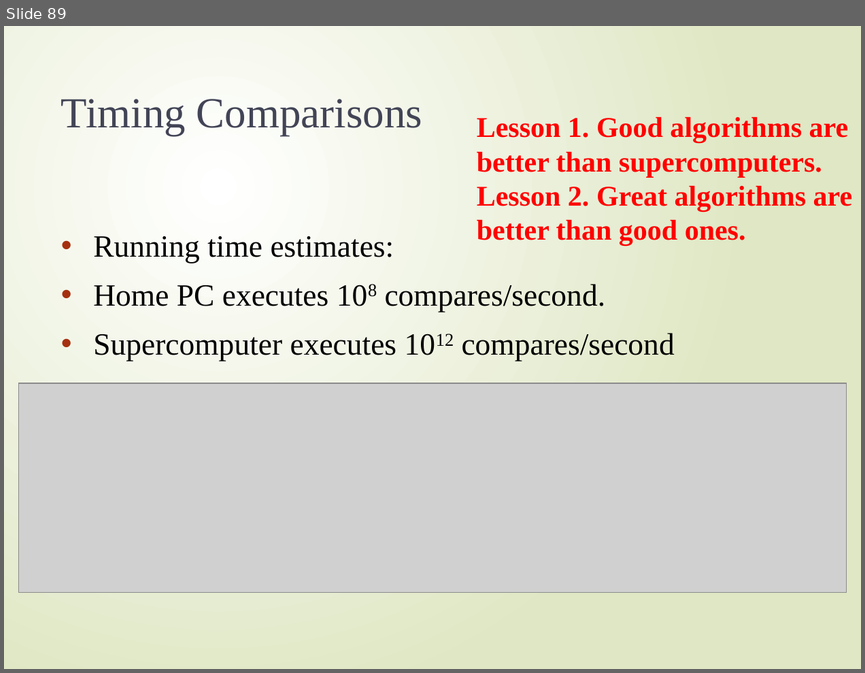
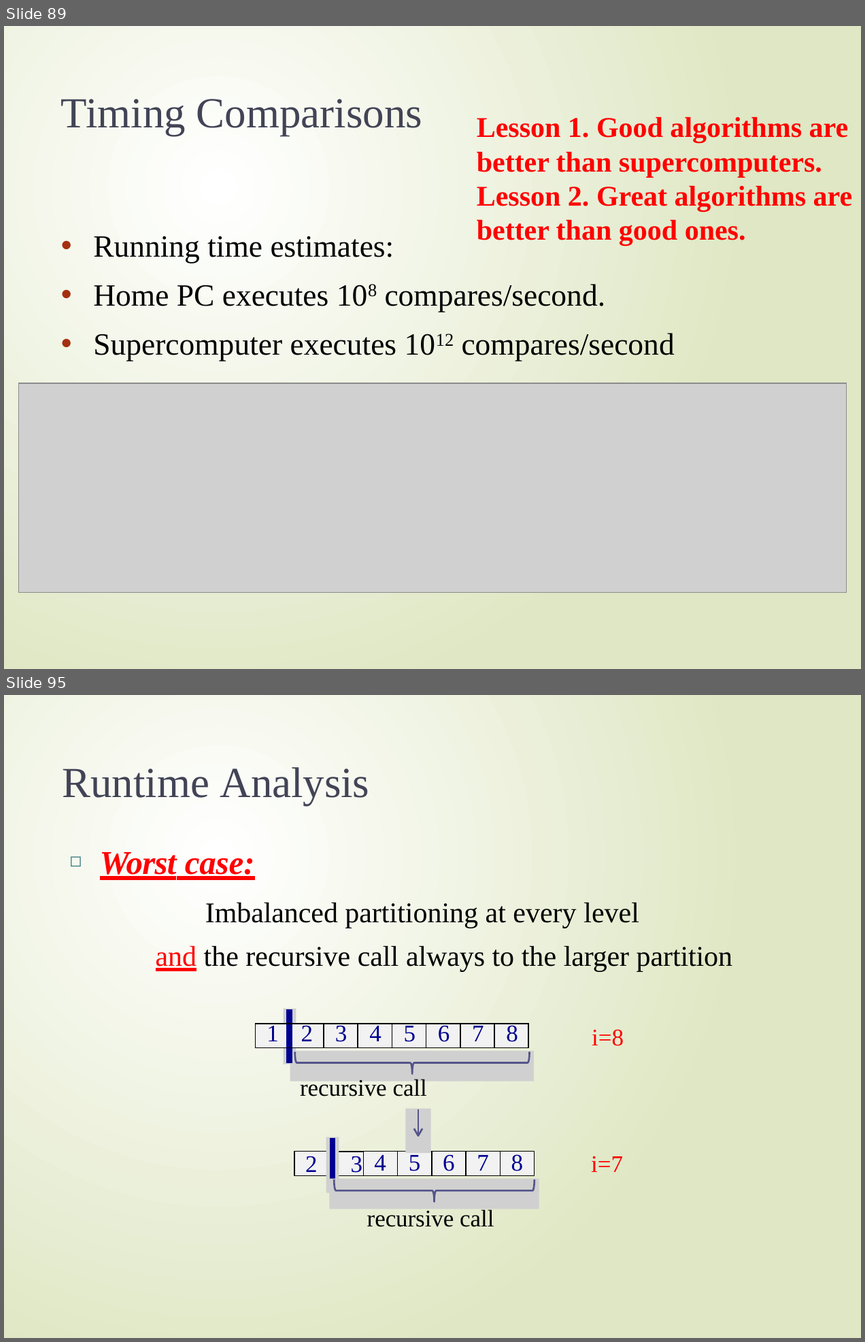
Before and after one commit to FurkanGozukara/CSE214_2018, a slide deck: Lecture Slides/05-Quicksort.pptx. Shown one above the other, each under a label of ours: slide 89 before the commit, slides 89 and 95 after it; the slides between them are not shown. The pictures are 865x673 and 865x1342 pixels, drawn with LibreOffice and Linux fonts; fonts in the diff are those of the drawing; grey boxes stand for pictures; background and template pictures are left out. Boxes give left, top, right and bottom in pixels: in the first picture for what was removed or moved away, otherwise in the second. Text is boxed around its words. In the diff, an @@ line names an element or a change of style, - is before the commit and + after.

Commit message:
slide update

```diff
--- a/Lecture Slides/05-Quicksort.pptx
+++ b/Lecture Slides/05-Quicksort.pptx
@@ slide 95 added at [4,695,861,1338], background gradient #FFFFFF to #DFE8C4 @@
@@ title added at [62,767,370,806], 36 pt, text #424456 @@
+Runtime Analysis
@@ text added at [100,852,733,1096], 24 pt, text #000000 @@
+◻ Worst case:
+Imbalanced partitioning at every level
+and the recursive call always to the larger partition
+i=8
+recursive call
@@ table added at [255,1009,529,1063], 3 rows, 8 columns @@
+ |  |  |  |  |  |  | 
+1 | 2 | 3 | 4 | 5 | 6 | 7 | 8
+ |  |  |  |  |  |  | 
@@ picture added at [283,1008,296,1064] @@
@@ picture added at [290,1051,534,1081] @@
@@ freeform shape added at [294,1051,529,1074], outline #53548A 1.5 pt @@
@@ picture added at [405,1108,430,1153] @@
@@ freeform shape added at [418,1109,418,1136], outline #53548A 1.5 pt @@
@@ picture added at [326,1137,339,1193] @@
@@ freeform shape added at [332,1138,332,1186], outline #000090 4.5 pt @@
@@ freeform shape added at [413,1129,422,1136], outline #53548A 1.5 pt @@
@@ freeform shape added at [294,1151,329,1175], fill #F2F2F2 @@
@@ freeform shape added at [294,1151,329,1175], outline #000000 0.79 pt @@
@@ text added at [305,1155,363,1176], 20 pt, text #000090 @@
+2 3
@@ freeform shape added at [329,1151,363,1175], outline #000000 0.79 pt @@
@@ freeform shape added at [334,1151,363,1175], fill #F2F2F2 @@
@@ rectangle added at [363,1151,397,1175], fill #F2F2F2, outline #000000 0.79 pt, 20 pt, text #000090 @@
+4
@@ rectangle added at [397,1151,432,1175], fill #F2F2F2, outline #000000 0.79 pt, 20 pt, text #000090 @@
+5
@@ rectangle added at [432,1151,466,1175], fill #F2F2F2, outline #000000 0.79 pt, 20 pt, text #000090 @@
+6
@@ rectangle added at [466,1151,500,1175], fill #F2F2F2, outline #000000 0.79 pt, 20 pt, text #000090 @@
+7
@@ rectangle added at [500,1151,534,1175], fill #F2F2F2, outline #000000 0.79 pt, 20 pt, text #000090 @@
+8
@@ text added at [591,1156,623,1172], 20 pt, text #FF0000 @@
+i=7
@@ picture added at [330,1178,540,1208] @@
@@ freeform shape added at [334,1179,534,1202], outline #53548A 1.5 pt @@
@@ text added at [367,1209,494,1227], 20 pt, text #000000 @@
+recursive call
```
Also in this commit, not shown: 6 other slides added, 1 other file.
